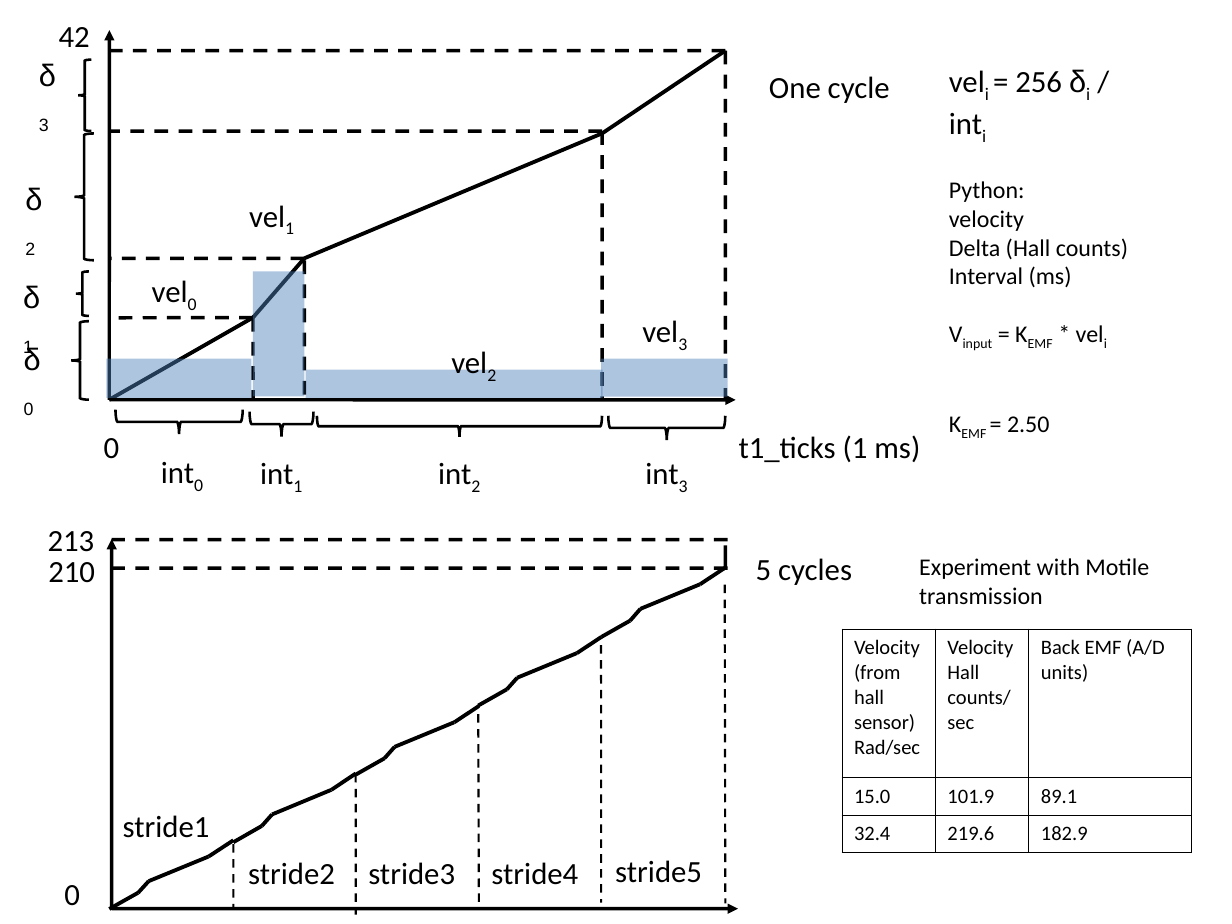
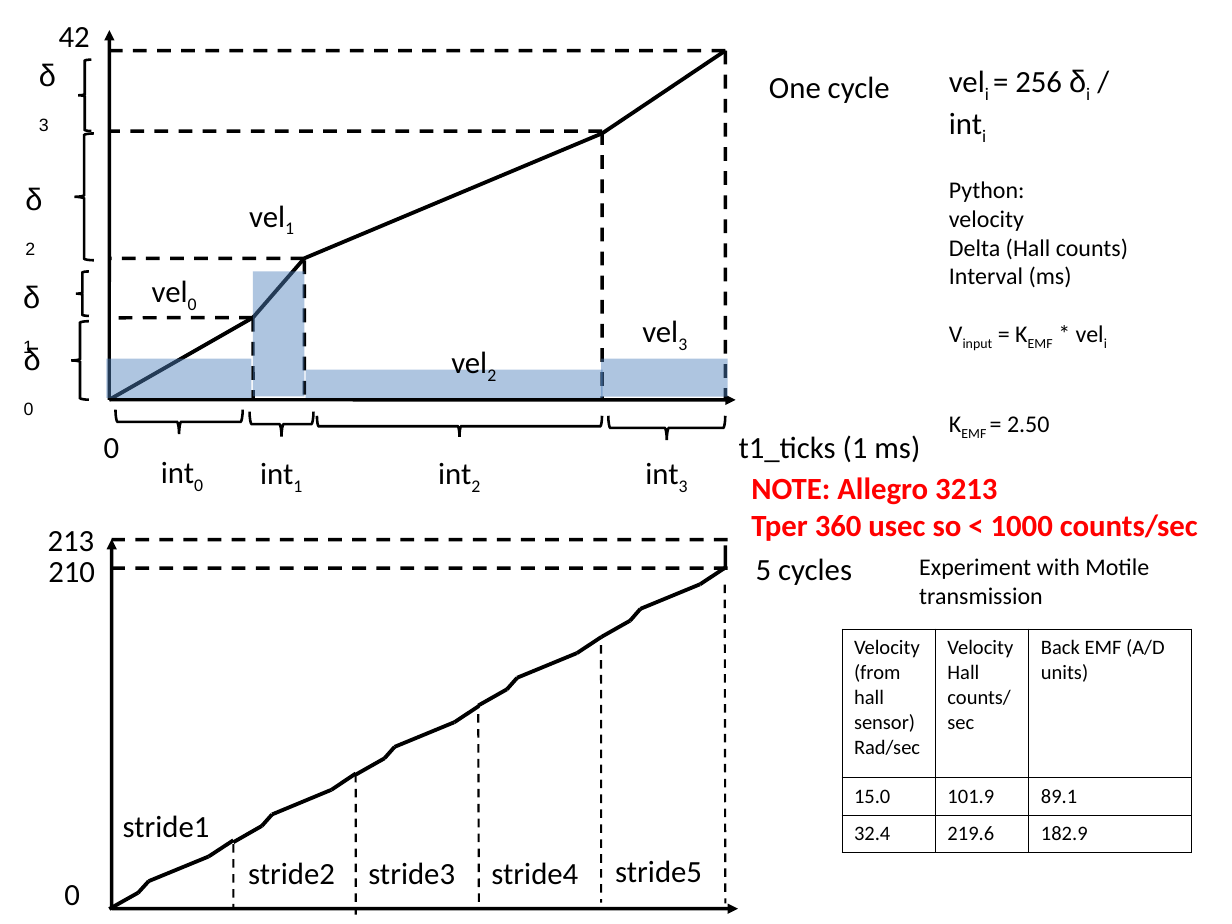
Before and after one commit to biomimetics/octoroach, a slide deck: slide 1 of doc/hall-velocity.ppt. Drawn at 1232x924 pixels with LibreOffice and Linux fonts; fonts in the diff are those of the drawing. Boxes give left, top, right and bottom in pixels: in the first picture for what was removed or moved away, otherwise in the second. Text is boxed around its words. In the diff, an @@ line names an element or a change of style, - is before the commit and + after.

Commit message:
Minor documentation update

```diff
--- a/doc/hall-velocity.ppt
+++ b/doc/hall-velocity.ppt
@@ text added at (x1=751, y1=477, x2=1198, y2=541), 18 pt, text #FF0000, bold @@
+NOTE: Allegro 3213
+Tper 360 usec so < 1000 counts/sec
```
